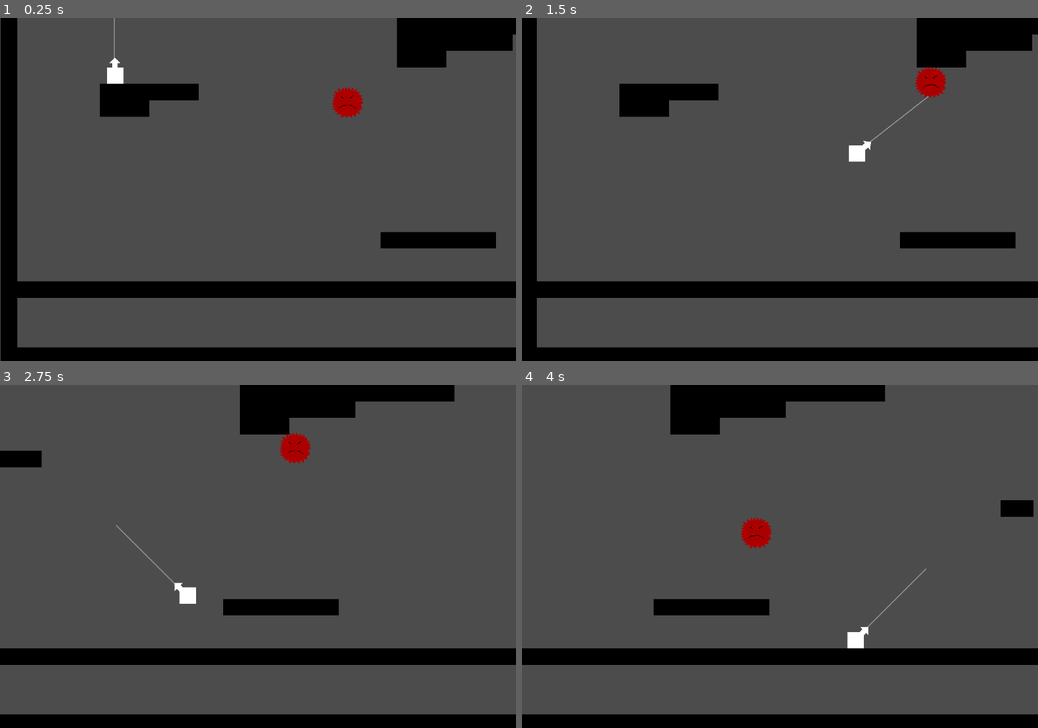
Above: before the commit, frames 1-4 (two rows, left to right).
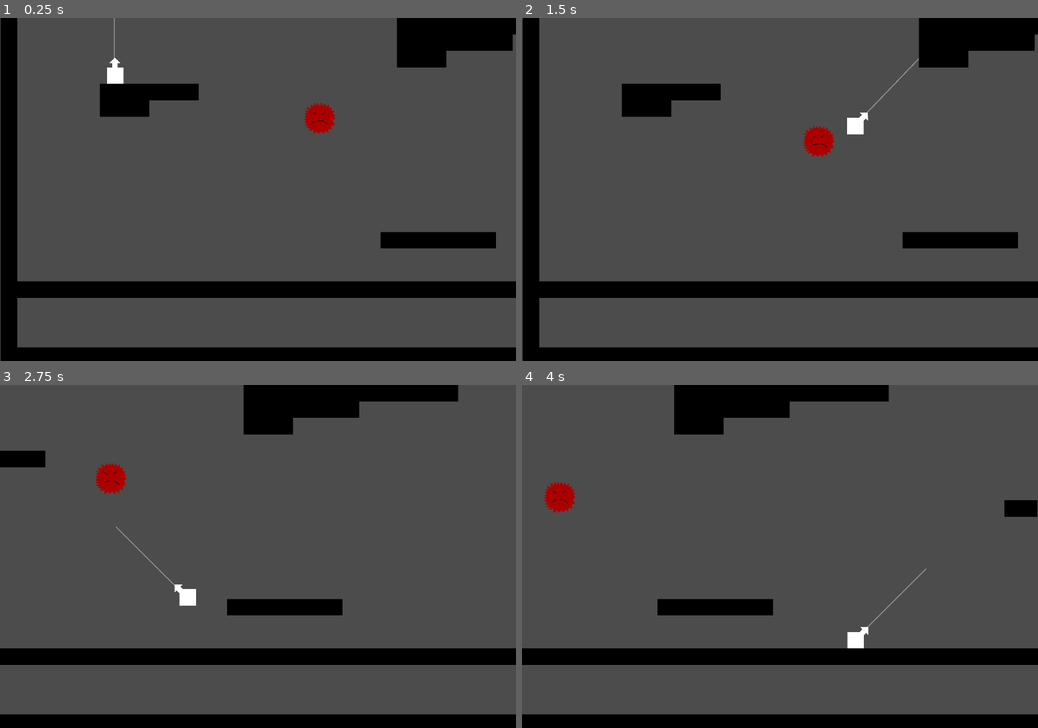
Above: after the commit, the same moments.

Repository: cjsweeten101/dws
Game: Godot game, scene res://Levels/TestingLevel.tscn
The game is run twice, just before and just after one commit, with the same random seed, the same clock (stepped at 60 frames per second) and the same inputs.
Inputs:
- Up to frame 1 (0.25 s): no input
- Up to frame 2 (1.5 s): tap Enter (action) at 0.5, 0.6, 1.35 s; hold D (right) from 0.53 s (still down)
- Up to frame 3 (2.75 s): release D (right) at 2.03 s; hold A (left) from 2.03 s (still down); tap Enter (action) at 2.1 s
- Up to frame 4 (4 s): release A (left) at 2.78 s; hold D (right) from 2.78 s (still down); tap Enter (action) at 2.85, 3.6 s

The runs differ from the first frame. In frame 1, 0.8% of the frame differs, in the area x 58-71%, y 20-34%; in frame 2, 2.1%, in the area x 0-100%, y 0-100%; in frame 3, 1.3%; in frame 4, 1.2%.

Commit message:
spiky avoids platforms

Diff:
--- a/Enemies/SpikyFloaty.gd
+++ b/Enemies/SpikyFloaty.gd
@@ -3,10 +3,12 @@
 # class member variables go here, for example:
 # var a = 2
 # var b = "textvar"
-var max_speed = 250
+var max_speed = 300
 var current_speed = Vector2(0,0)
 var target = Vector2()
 var last_direction = Vector2(0,0)
+var acceleration = 75
+var proximity_tile_pos
 
 #Need this boy to roam around randomly.
 #Basic Implemantion with a timer?
@@ -16,7 +18,8 @@
 #New direction could be restricted to a range based on last direction
 #So it doesn't appear so random.
 #also dont want him roaming too near to the ground or of screen. or on platforms
-
+#So maybe he has an area that detects platforms?  Doesn't pick values near them
+#acceleration/friction would be nice also
 func _ready():
 	randomize()
 
@@ -26,30 +29,46 @@
 func move():
 	if $PauseTimer.is_stopped():
 		if $MoveTimer.is_stopped():
-			print("startin move")
-			current_speed = start_move()
+			var dir = new_dir()
+			if dir.x > 0:
+				current_speed.x = min(current_speed.x + acceleration, max_speed)
+			elif dir.x < 0:
+				current_speed.x = max(current_speed.x - acceleration, -max_speed)
+			if dir.y > 0:
+				current_speed.y = min(current_speed.y + acceleration, max_speed)
+			elif dir.y < 0:
+				current_speed.y = max(current_speed.y - acceleration, -max_speed)
+			if $MoveTimer.is_stopped():
+				$MoveTimer.start()
+	else:
+		current_speed.x = lerp(current_speed.x, 0, .1)
+		current_speed.y = lerp(current_speed.y, 0, .1)
+
+	proximity_check()
 	move_and_slide(current_speed)
 
-func start_move():
+func proximity_check():
+	if proximity_tile_pos != null:
+		$MoveTimer.stop()
+		$PauseTimer.start()
+		proximity_tile_pos = null
+
+func new_dir():
 	var rand_dir = Vector2()
 	if last_direction == Vector2(0,0):
 		rand_dir.x = rand_range(-1,1)
 		rand_dir.y = rand_range(-1,1)
 	else:
-		#Weight with current direction
+		#TODO weight with current direction
 		rand_dir.x = rand_range(-1,1)
 		rand_dir.y = rand_range(-1,1)
 
-	if $MoveTimer.is_stopped():
-		$MoveTimer.start()
-
 	last_direction = rand_dir
-	return max_speed*rand_dir
+	return rand_dir
 
 func _on_MoveTimer_timeout():
 	$MoveTimer.stop()
-	$MoveTimer.wait_time = rand_range(.2,1)
-	current_speed = Vector2(0,0)
+	$MoveTimer.wait_time = rand_range(.5,1.5)
 	if $PauseTimer.is_stopped():
 		$PauseTimer.start()
 
@@ -57,3 +76,8 @@
 func _on_PauseTimer_timeout():
 	$PauseTimer.stop()
 	$PauseTimer.wait_time = rand_range(.5,1)
+
+
+func _on_Area2D_body_entered(body):
+	if body.is_in_group("tiles"):
+		proximity_tile_pos = body.global_position
--- a/Enemies/SpikyFloaty.tscn
+++ b/Enemies/SpikyFloaty.tscn
@@ -7,6 +7,11 @@
 
 custom_solver_bias = 0.0
 radius = 43.0116
+
+[sub_resource type="CircleShape2D" id=2]
+
+custom_solver_bias = 0.0
+radius = 93.6483
 
 [node name="SpikyFloaty" type="KinematicBody2D" index="0"]
 
@@ -40,6 +45,22 @@
 one_shot = false
 autostart = false
 
+[node name="Area2D" type="Area2D" parent="." index="4"]
+
+input_pickable = true
+gravity_vec = Vector2( 0, 1 )
+gravity = 98.0
+linear_damp = 0.1
+angular_damp = 1.0
+audio_bus_override = false
+audio_bus_name = "Master"
+
+[node name="CollisionShape2D" type="CollisionShape2D" parent="Area2D" index="0"]
+
+shape = SubResource( 2 )
+
 [connection signal="timeout" from="MoveTimer" to="." method="_on_MoveTimer_timeout"]
 
 [connection signal="timeout" from="PauseTimer" to="." method="_on_PauseTimer_timeout"]
+
+[connection signal="body_entered" from="Area2D" to="." method="_on_Area2D_body_entered"]
--- a/Levels/TestingLevel.tscn
+++ b/Levels/TestingLevel.tscn
@@ -10,7 +10,9 @@
 script = ExtResource( 1 )
 _sections_unfolded = [ "Transform" ]
 
-[node name="TileMap" type="TileMap" parent="." index="0"]
+[node name="TileMap" type="TileMap" parent="." index="0" groups=[
+"tiles",
+]]
 
 scale = Vector2( 0.75, 0.75 )
 mode = 0
Not shown: 1 places in Enemies/SpikyFloaty.tscn that only renumber resources
